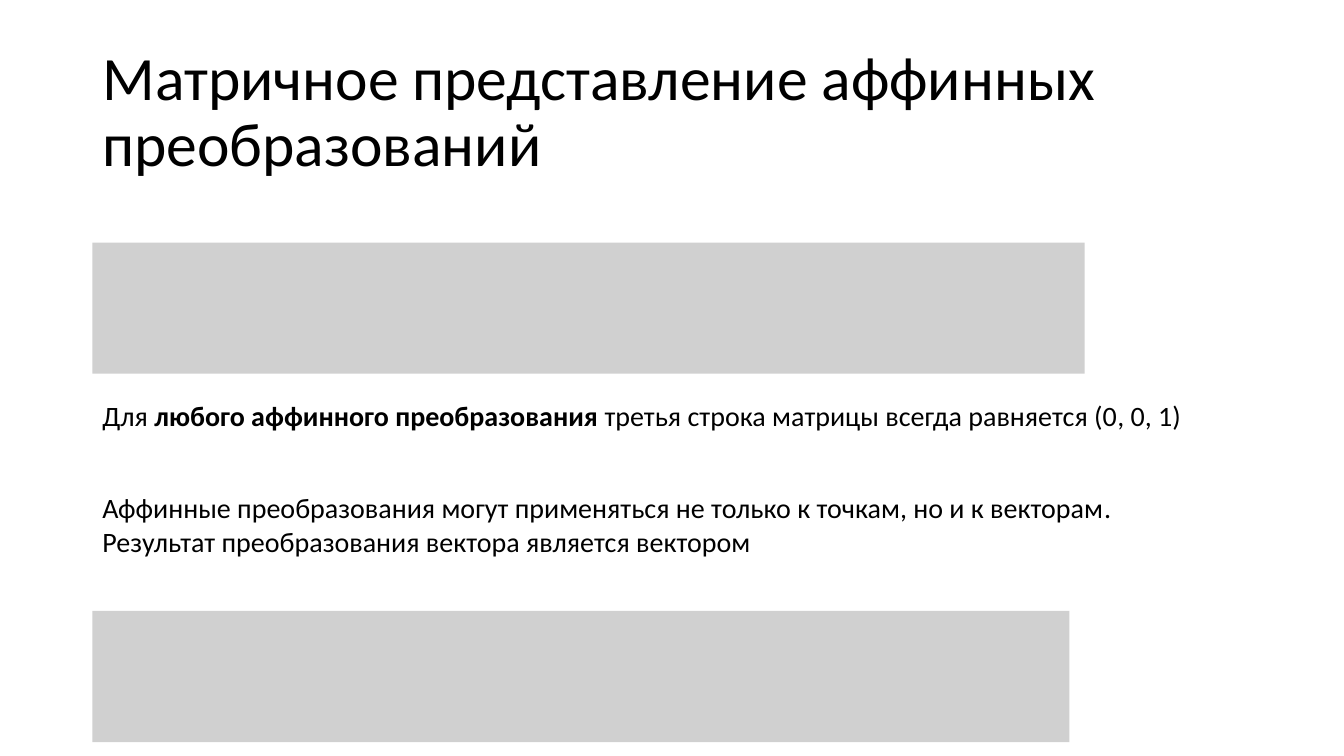
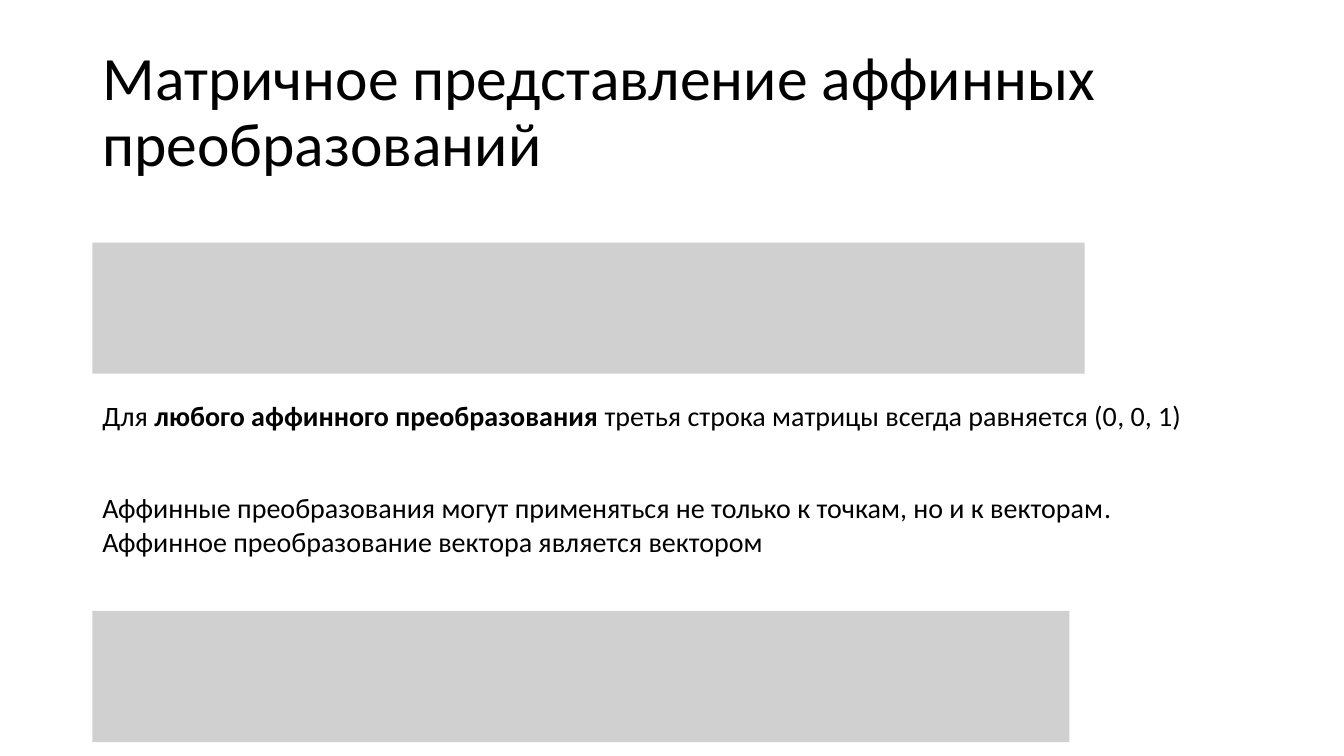
Before and after one commit to alexey-malov/cg-course, a slide deck: slide 80 of lectures/04 - Векторный анализ, трансформации и матрицы.pptx (slide 79 before the commit). Drawn at 1344x756 pixels with LibreOffice and Linux fonts; fonts in the diff are those of the drawing; grey boxes stand for pictures. Boxes give left, top, right and bottom in pixels: in the first picture for what was removed or moved away, otherwise in the second. Text is boxed around its words. In the diff, an @@ line names an element or a change of style, - is before the commit and + after.

```diff
--- a/lectures/04 - Векторный анализ, трансформации и матрицы.pptx
+++ b/lectures/04 - Векторный анализ, трансформации и матрицы.pptx
@@ text at <box>102,533,763,557</box>: text changed @@
-Результат преобразования вектора является вектором
+Аффинное преобразование вектора является вектором
```
Also in this commit, not shown: 27 other slides changed, 2 slides added, 1 slide removed, 5 other files.
